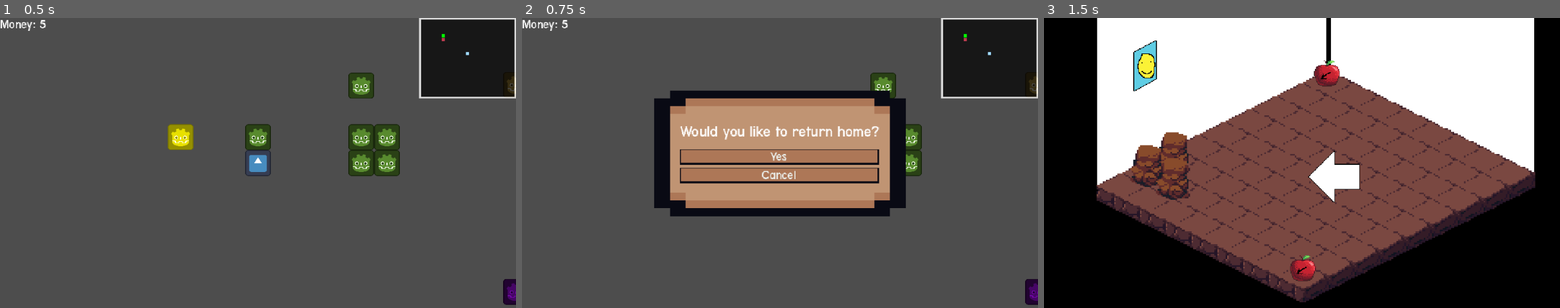
Above: before the commit, frames 1-3 (left to right).
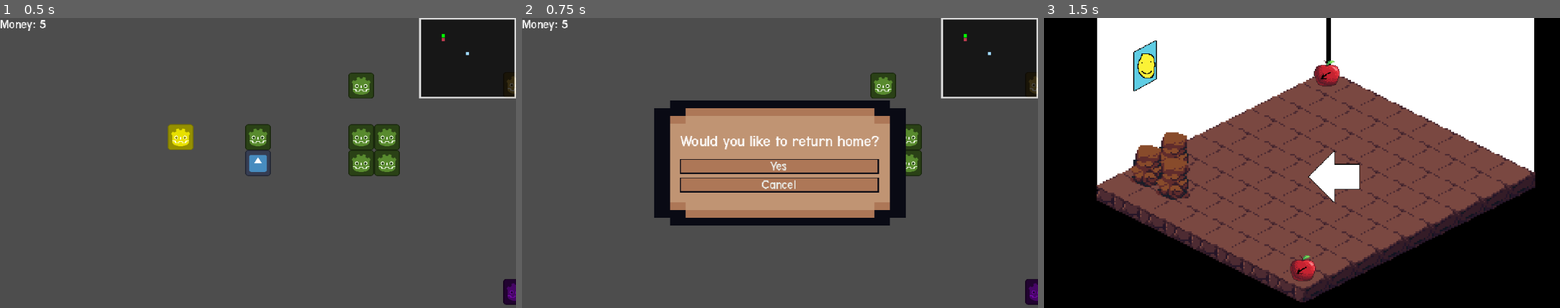
Above: after the commit, the same moments.

Repository: colejparker/brackeysgamejam2026_1
Game: Godot game, scene res://src/bugger/levels/bugger_1.tscn
Two runs of this game, one before a commit and one after it. Both use one fixed random seed, a clock stepped at 60 frames per second and the inputs below. This scene is started directly instead of the project's main scene. The engine's default icon, where the game draws it, is replaced by a stand-in: a white triangle on a blue panel in a dark square.
Inputs (mouse positions are in pixels of both pictures, inside the frame that each line leads up to):
- Up to frame 1 (0.5 s): no input
- Up to frame 2 (0.75 s): tap Enter at 0.5 s; move the mouse to (754, 221) at 0.52 s; hold Up (moveUp) from 0.53 s (still down); tap R (rotate) at 0.6 s; click (754, 221) at 0.67 s
- Up to frame 3 (1.5 s): release Up (moveUp) at 1.25 s; click "Yes" at 1.25 s

Frame 1 is identical in both runs. In frame 2, 14% of the frame differs, in the area x 25-75%, y 24-72%; in frame 3, nothing differs.

Commit message:
Fix to popup menu for frogger

Diff:
--- a/brackeysgamejam-2026-1/src/bugger/levels/bugger_1.tscn
+++ b/brackeysgamejam-2026-1/src/bugger/levels/bugger_1.tscn
@@ -126,10 +126,12 @@
 [node name="Label" type="Label" parent="BuggerLayer" unique_id=2072066828]
 offset_right = 40.0
 offset_bottom = 23.0
+text = "Bugbucks: 5"
 script = ExtResource("9_3i68f")
 
-[node name="ReturnHomeMenu" type="MarginContainer" parent="." unique_id=932422709]
-visible = false
+[node name="ReturnHomeMenu" type="CanvasLayer" parent="." unique_id=636775368]
+
+[node name="ReturnHomeMenuBase" type="MarginContainer" parent="ReturnHomeMenu" unique_id=932422709]
 anchors_preset = 8
 anchor_left = 0.5
 anchor_top = 0.5
@@ -144,38 +146,38 @@
 size_flags_horizontal = 4
 size_flags_vertical = 4
 
-[node name="NinePatchRect" type="NinePatchRect" parent="ReturnHomeMenu" unique_id=404705036]
+[node name="NinePatchRect" type="NinePatchRect" parent="ReturnHomeMenu/ReturnHomeMenuBase" unique_id=404705036]
 layout_mode = 2
 texture = ExtResource("12_2lyqb")
 
-[node name="MarginContainer" type="MarginContainer" parent="ReturnHomeMenu" unique_id=1542996398]
+[node name="MarginContainer" type="MarginContainer" parent="ReturnHomeMenu/ReturnHomeMenuBase" unique_id=1542996398]
 layout_mode = 2
 size_flags_horizontal = 4
 size_flags_vertical = 0
 theme_override_constants/margin_top = 40
 
-[node name="VBoxContainer" type="VBoxContainer" parent="ReturnHomeMenu/MarginContainer" unique_id=1078490165]
+[node name="VBoxContainer" type="VBoxContainer" parent="ReturnHomeMenu/ReturnHomeMenuBase/MarginContainer" unique_id=1078490165]
 layout_mode = 2
 
-[node name="Label" type="Label" parent="ReturnHomeMenu/MarginContainer/VBoxContainer" unique_id=346929948]
+[node name="Label" type="Label" parent="ReturnHomeMenu/ReturnHomeMenuBase/MarginContainer/VBoxContainer" unique_id=346929948]
 layout_mode = 2
 theme_override_font_sizes/font_size = 20
 text = "Would you like to return home?"
 
-[node name="MarginContainer" type="MarginContainer" parent="ReturnHomeMenu/MarginContainer/VBoxContainer" unique_id=90410789]
+[node name="MarginContainer" type="MarginContainer" parent="ReturnHomeMenu/ReturnHomeMenuBase/MarginContainer/VBoxContainer" unique_id=90410789]
 layout_mode = 2
 theme_override_constants/margin_top = 8
 
-[node name="VBoxContainer" type="VBoxContainer" parent="ReturnHomeMenu/MarginContainer/VBoxContainer/MarginContainer" unique_id=665262565]
+[node name="VBoxContainer" type="VBoxContainer" parent="ReturnHomeMenu/ReturnHomeMenuBase/MarginContainer/VBoxContainer/MarginContainer" unique_id=665262565]
 layout_mode = 2
 
-[node name="ReturnHome" type="Button" parent="ReturnHomeMenu/MarginContainer/VBoxContainer/MarginContainer/VBoxContainer" unique_id=1621980687]
+[node name="ReturnHome" type="Button" parent="ReturnHomeMenu/ReturnHomeMenuBase/MarginContainer/VBoxContainer/MarginContainer/VBoxContainer" unique_id=1621980687]
 layout_mode = 2
 theme = ExtResource("13_ssxma")
 theme_override_font_sizes/font_size = 16
 text = "Yes"
 
-[node name="CancelReturn" type="Button" parent="ReturnHomeMenu/MarginContainer/VBoxContainer/MarginContainer/VBoxContainer" unique_id=798951877]
+[node name="CancelReturn" type="Button" parent="ReturnHomeMenu/ReturnHomeMenuBase/MarginContainer/VBoxContainer/MarginContainer/VBoxContainer" unique_id=798951877]
 layout_mode = 2
 theme = ExtResource("13_ssxma")
 theme_override_font_sizes/font_size = 16
--- a/brackeysgamejam-2026-1/src/bugger/player/bugger_player.gd
+++ b/brackeysgamejam-2026-1/src/bugger/player/bugger_player.gd
@@ -11,10 +11,9 @@
 var target_position: Vector2  = Vector2.ZERO
 
 var is_resetting: bool = false
-
-@onready var return_home_menu: MarginContainer = $"../ReturnHomeMenu"
-@onready var return_home: Button = $"../ReturnHomeMenu/MarginContainer/VBoxContainer/MarginContainer/VBoxContainer/ReturnHome"
-@onready var cancel_return: Button = $"../ReturnHomeMenu/MarginContainer/VBoxContainer/MarginContainer/VBoxContainer/CancelReturn"
+@onready var return_home_menu: CanvasLayer = $"../ReturnHomeMenu"
+@onready var cancel_return: Button = $"../ReturnHomeMenu/ReturnHomeMenuBase/MarginContainer/VBoxContainer/MarginContainer/VBoxContainer/CancelReturn"
+@onready var return_home: Button = $"../ReturnHomeMenu/ReturnHomeMenuBase/MarginContainer/VBoxContainer/MarginContainer/VBoxContainer/ReturnHome"
 @onready var home: Area2D = $"../ObstacleLayer/Home"
 
 func _ready():
@@ -33,7 +32,7 @@
 	if is_resetting:
 		return
 	var input_dir: Vector2 = _get_input_direction()
-	if (input_dir != Vector2.ZERO):
+	if (input_dir != Vector2.ZERO) and !return_home_menu.visible:
 		var new_position: Vector2 = (global_position + input_dir * GRID_SIZE).snapped(Vector2(GRID_SIZE, GRID_SIZE))
 
 		if not _is_position_blocked(new_position):
